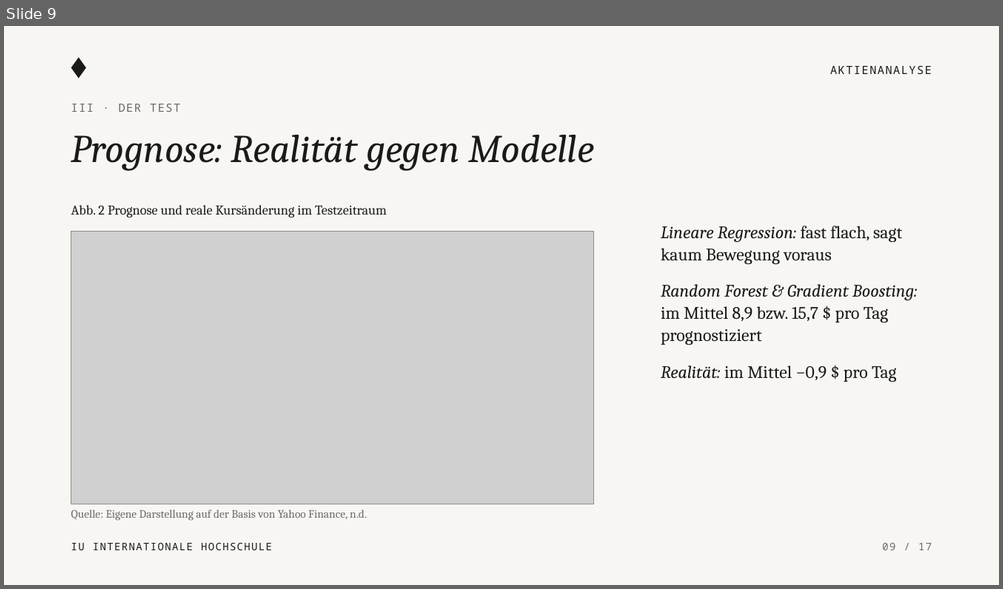
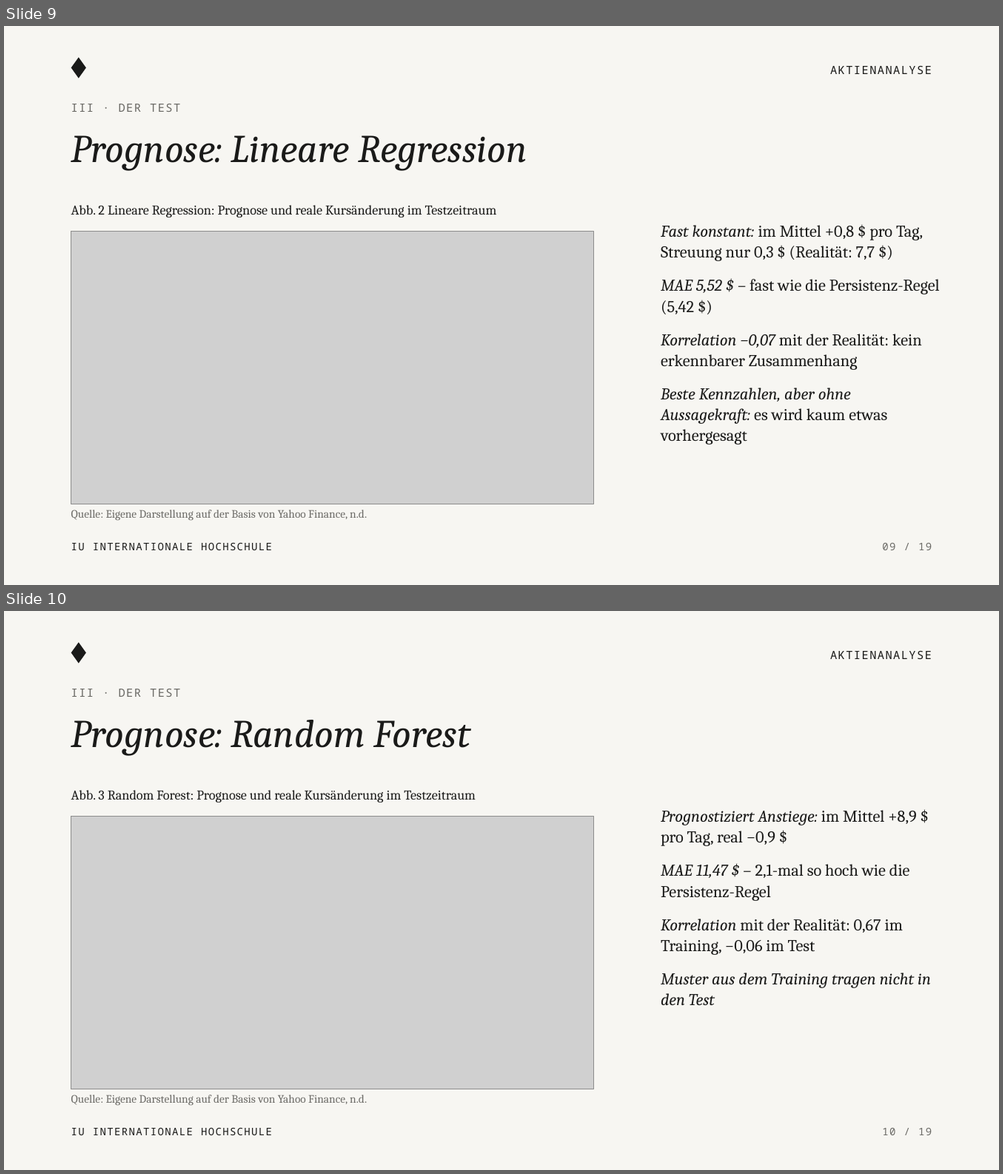
Before and after one commit to KonstantinosLamprou/stockanalysis, a slide deck: presentation/Aktienanalyse_Praesentation.pptx. Shown one above the other, each under a label of ours: slide 9 before the commit, slides 9 and 10 after it. The pictures are 1003x589 and 1003x1174 pixels, drawn with LibreOffice and Linux fonts; fonts in the diff are those of the drawing; grey boxes stand for pictures. Boxes give left, top, right and bottom in pixels: in the first picture for what was removed or moved away, otherwise in the second. Text is boxed around its words. In the diff, an @@ line names an element or a change of style, - is before the commit and + after.

```diff
--- a/presentation/Aktienanalyse_Praesentation.pptx
+++ b/presentation/Aktienanalyse_Praesentation.pptx
@@ slide 10 added at (x1=4, y1=611, x2=999, y2=1170), background #F7F6F2 @@
@@ diamond added at (x1=71, y1=642, x2=86, y2=664), fill #1A1A19 @@
@@ text added at (x1=830, y1=651, x2=931, y2=659), 11 pt, text #1A1A19 @@
+AKTIENANALYSE
@@ text added at (x1=71, y1=689, x2=180, y2=697), 11 pt, text #6B6A66 @@
+III · DER TEST
@@ text added at (x1=71, y1=720, x2=470, y2=755), 38 pt, text #1A1A19, italic @@
+Prognose: Random Forest
@@ text added at (x1=71, y1=790, x2=475, y2=803), 13 pt, text #1A1A19 @@
+Abb. 3 Random Forest: Prognose und reale Kursänderung im Testzeitraum
@@ text added at (x1=660, y1=810, x2=930, y2=1005), 16 pt, text #1A1A19 @@
+Prognostiziert Anstiege: im Mittel +8,9 $ pro Tag, real −0,9 $
+MAE 11,47 $ – 2,1-mal so hoch wie die Persistenz-Regel
+Korrelation mit der Realität: 0,67 im Training, −0,06 im Test
+Muster aus dem Training tragen nicht in den Test
@@ picture added at (x1=71, y1=816, x2=594, y2=1090) @@
@@ text added at (x1=71, y1=1095, x2=367, y2=1106), 11 pt, text #6B6A66 @@
+Quelle: Eigene Darstellung auf der Basis von Yahoo Finance, n.d.
@@ text added at (x1=71, y1=1128, x2=272, y2=1136), 10 pt, text #1A1A19 @@
+IU INTERNATIONALE HOCHSCHULE
@@ text added at (x1=882, y1=1128, x2=931, y2=1136), 10 pt, text #6B6A66 @@
+10 / 19
@@ slide 9 changed as well @@
@@ text at (x1=71, y1=136, x2=527, y2=170): text changed @@
-Prognose: Realität gegen Modelle
+Prognose: Lineare Regression
@@ text at (x1=71, y1=205, x2=497, y2=218): text changed @@
-Abb. 2 Prognose und reale Kursänderung im Testzeitraum
+Abb. 2 Lineare Regression: Prognose und reale Kursänderung im Testzeitraum
@@ text at (x1=660, y1=225, x2=939, y2=445): text changed; size 17 to 16 pt @@
-Lineare Regression: fast flach, sagt kaum Bewegung voraus
-Random Forest & Gradient Boosting: im Mittel 8,9 bzw. 15,7 $ pro Tag prognostiziert
-Realität: im Mittel −0,9 $ pro Tag
+Fast konstant: im Mittel +0,8 $ pro Tag, Streuung nur 0,3 $ (Realität: 7,7 $)
+MAE 5,52 $ – fast wie die Persistenz-Regel (5,42 $)
+Korrelation −0,07 mit der Realität: kein erkennbarer Zusammenhang
+Beste Kennzahlen, aber ohne Aussagekraft: es wird kaum etwas vorhergesagt
@@ text at (x1=882, y1=543, x2=931, y2=551): text changed @@
-09 / 17
+09 / 19
```
Also in this commit, not shown: 16 other slides changed, 1 other slide added, 16 other files.
